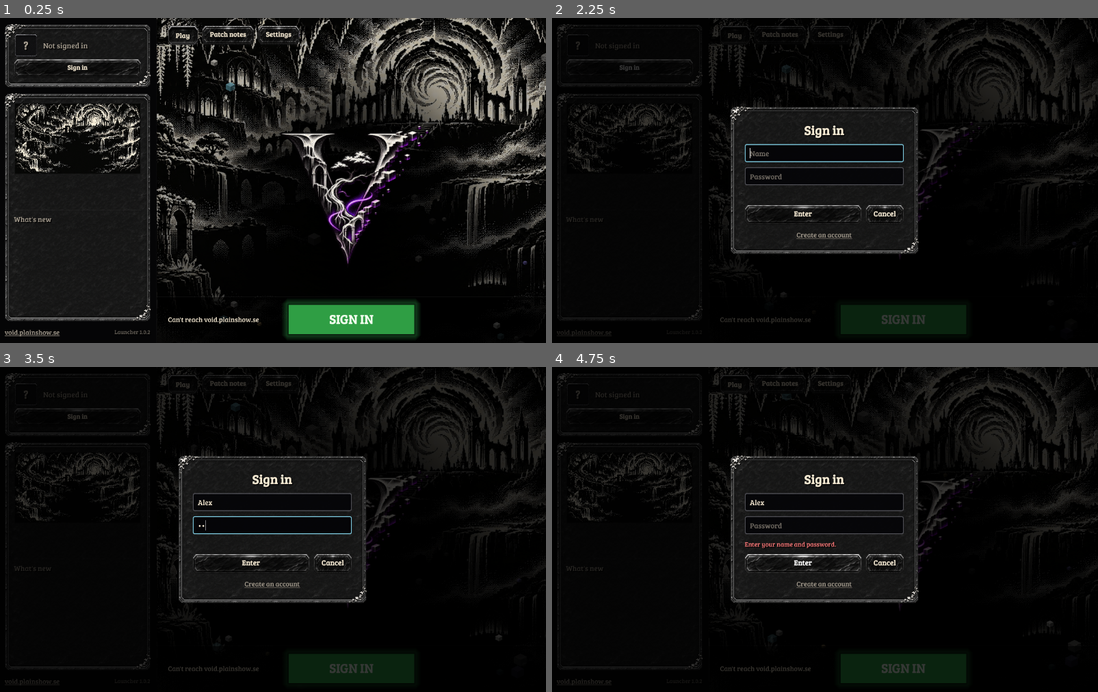
Above: before the commit, frames 1-4 (two rows, left to right).
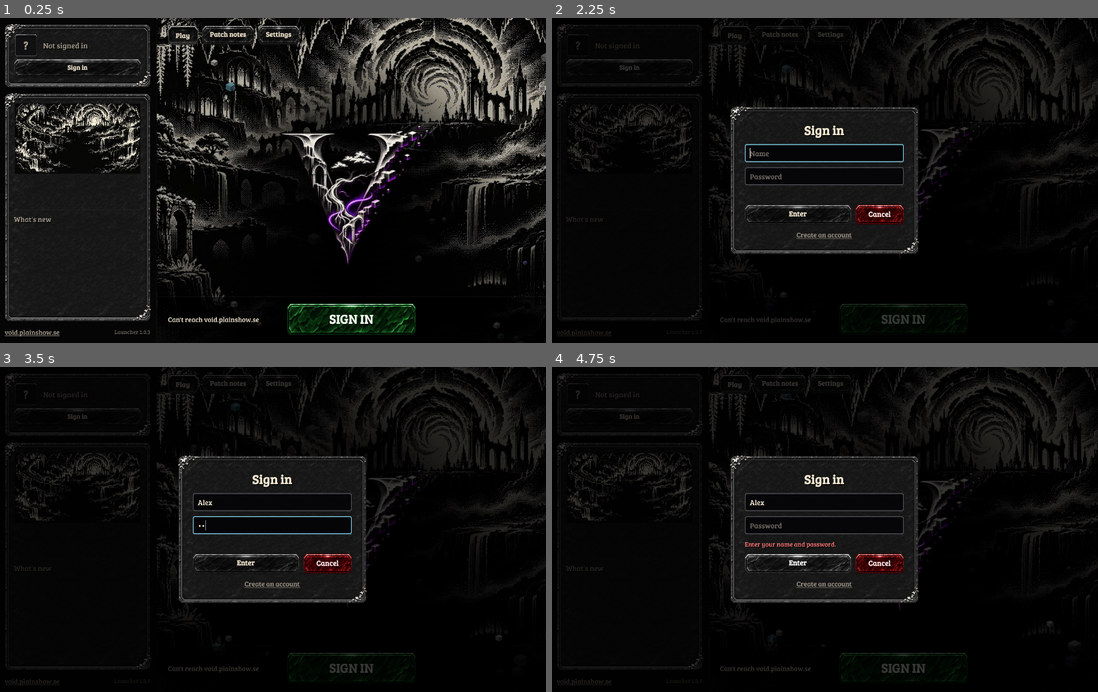
Above: after the commit, the same moments.

Repository: huggan360/void_of_exile_launcher
Game: Godot game, scene res://main.tscn
Two runs of this game, one before a commit and one after it. Both use one fixed random seed, a clock stepped at 60 frames per second and the inputs below.
Inputs (mouse positions are in pixels of both pictures, inside the frame that each line leads up to):
- Up to frame 1 (0.25 s): no input
- Up to frame 2 (2.25 s): click "Play" at 0.5 s; click "Play" at 1.25 s; click "Sign in" at 2 s
- Up to frame 3 (3.5 s): click (273, 503) at 2.77 s; type "Alex" at 2.85 s; click (273, 526) at 3 s; type "12" at 3.08 s
- Up to frame 4 (4.75 s): click "Enter" at 3.5 s; click "Enter" at 4.25 s

The runs differ from the first frame. In frame 1, 2.7% of the frame differs, in the area x 27-77%, y 86-99%; in frame 2, 2.1%; in frame 3, 2.1%; in frame 4, 2.1%.

Commit message:
Green and red stone buttons from the game's black set
Co-Authored-By: Claude Opus 5.5 <noreply@anthropic.com>

Diff:
--- a/project.godot
+++ b/project.godot
@@ -5,7 +5,7 @@
 
 config/name="Void of Exile Launcher"
 config/description="Installs, updates and starts Void of Exile."
-config/version="1.0.2"
+config/version="1.0.3"
 run/main_scene="res://main.tscn"
 config/features=PackedStringArray("4.7", "GL Compatibility")
 config/icon="res://assets/icon.png"
--- a/scripts/launcher.gd
+++ b/scripts/launcher.gd
@@ -3,7 +3,7 @@
 ## notes, the play area on the right. The game only starts on the latest
 ## release; updates download just the chunks that changed (see updater.gd).
 
-const VERSION := "1.0.2"
+const VERSION := "1.0.3"
 const RECHECK := 300.0
 
 var net := Net.new()
@@ -492,7 +492,7 @@
 	login_go.text = "Enter"
 	login_go.size_flags_horizontal = SIZE_EXPAND_FILL
 	login_go.pressed.connect(_sign_in)
-	var cancel := UI.stone_button(Button.new(), 17)
+	var cancel := UI.red_button(Button.new(), 17)
 	cancel.text = "Cancel"
 	cancel.pressed.connect(func() -> void: login.visible = false)
 	row.add_child(login_go)
--- a/scripts/ui.gd
+++ b/scripts/ui.gd
@@ -96,26 +96,37 @@
 	return b
 
 
-## The big green play stone.
+## The game's coloured stones: green to play and buy, red to cancel and leave.
 static func green_button(b: Button, size := 30) -> Button:
-	var faces := {normal = Color("2f9e44"), hover = Color("3cb755"), pressed = Color("23743a"), hover_pressed = Color("23743a"), disabled = Color("2a2e2b")}
+	return _coloured(b, "green", size, Color("f3ffef"))
+
+
+static func red_button(b: Button, size := 17) -> Button:
+	return _coloured(b, "red", size, Color("fff0f0"))
+
+
+static func _coloured(b: Button, colour: String, size: int, text: Color) -> Button:
+	var faces := {normal = [false, Color.WHITE], hover = [false, Color(1.2, 1.2, 1.2)], pressed = [true, Color.WHITE],
+		hover_pressed = [true, Color(1.1, 1.1, 1.1)], disabled = [false, Color(0.45, 0.45, 0.45)]}
 	for state: String in faces:
-		var box := StyleBoxFlat.new()
-		box.bg_color = faces[state]
-		box.border_color = Color("0b2410")
-		box.set_border_width_all(3)
-		box.shadow_color = Color(0.25, 0.86, 0.39, 0.0 if state == "disabled" else 0.28)
-		box.shadow_size = 14
+		var down: bool = faces[state][0]
+		var box := StyleBoxTexture.new()
+		box.texture = _texture("res://assets/ui/button_%s%s.png" % ["pressed_" if down else "", colour], Vector2i(192, 48))
+		box.texture_margin_left = 9
+		box.texture_margin_right = 9
+		box.texture_margin_top = 9
+		box.texture_margin_bottom = 9
+		box.modulate_color = faces[state][1]
 		box.content_margin_left = 30
 		box.content_margin_right = 30
-		box.content_margin_top = 12 if state.ends_with("pressed") else 9
-		box.content_margin_bottom = 9 if state.ends_with("pressed") else 12
+		box.content_margin_top = 12 if down else 8
+		box.content_margin_bottom = 8 if down else 12
 		b.add_theme_stylebox_override(state, box)
 	b.add_theme_stylebox_override("focus", StyleBoxEmpty.new())
 	b.add_theme_font_override("font", bold())
 	b.add_theme_font_size_override("font_size", size)
 	for c in ["font_color", "font_hover_color", "font_pressed_color", "font_hover_pressed_color"]:
-		b.add_theme_color_override(c, Color("f3ffef"))
+		b.add_theme_color_override(c, text)
 	b.add_theme_color_override("font_disabled_color", DIM)
 	b.mouse_default_cursor_shape = Control.CURSOR_POINTING_HAND
 	return b
Binary file added: assets/ui/button_green.png
Not shown, added: assets/ui/button_green.png.import
Binary file added: assets/ui/button_pressed_green.png
Not shown, added: assets/ui/button_pressed_green.png.import
Binary file added: assets/ui/button_pressed_red.png
Not shown, added: assets/ui/button_pressed_red.png.import
Binary file added: assets/ui/button_red.png
Not shown, added: assets/ui/button_red.png.import
Not shown, changed: export_presets.cfg
